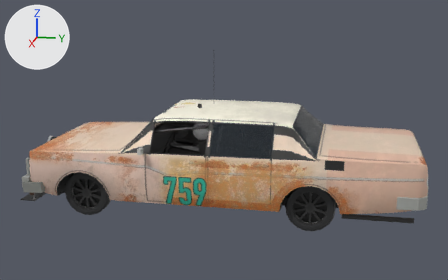
The glTF model public/cars/field/models/759.glb: old version first, new version second.
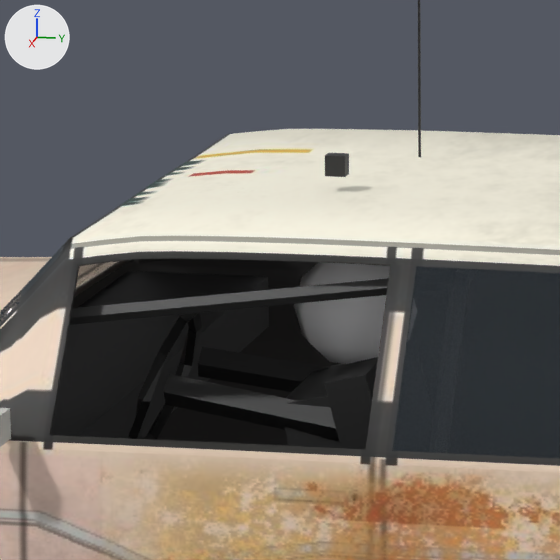
Each version appears first whole from a camera (50 mm lens) standing at (8.44, 1.92, 3.07) and looking at (0.03, 0.24, 0.97), and next in a close-up on the part from 32% to 53% of the width and 28% to 62% of the height. Every picture has the same lights, and +X, +Y and +Z are marked at upper left. The older version's two pictures come first. Vertices at exactly the same position are counted once.

The scene before the commit, as lines of its bpy script (objects in view):
```python
me_body_mesh = bpy.data.meshes.new('body_mesh')
me_body_mesh.from_pydata(...)  # 4493 vertices, 8148 faces; spans x -1.12..1.12, y -2.53..2.99, z 0.2..2.26
# faces by material slot: [7388, 208, 552]
me_body_mesh.materials.append(mat_car759_livery)  # picture img_759_livery
me_body_mesh.materials.append(mat_car759_glass)  # dark blue #232c33
me_body_mesh.materials.append(mat_car759_chrome0)  # picture img_759_livery
ob_body = bpy.data.objects.new('body', me_body_mesh)
ob_body.location = (0.0, 0.0, -0.05)
```
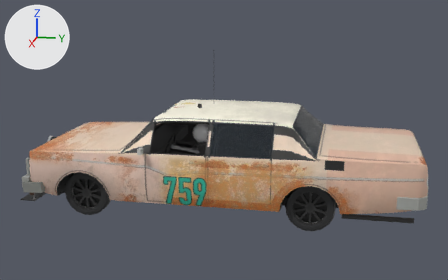
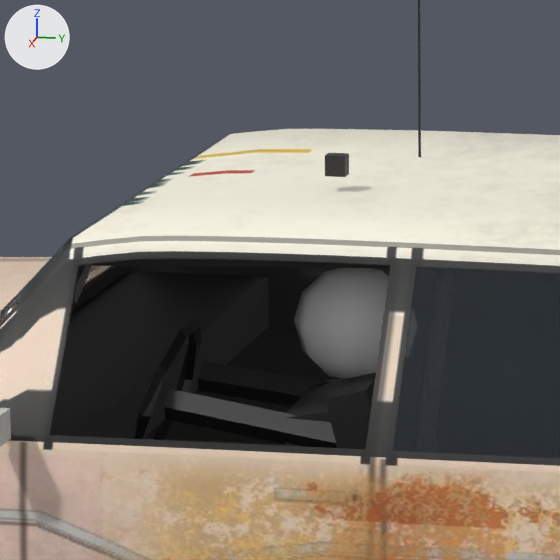
Where the change shows, as pixel boxes [x1, y1, x2, y2] in the close-ups (560 x 560 px; the box of a moved part takes in the faces that stretch with it):
```json
{"part": 1, "of": "me_body_mesh", "change": "added", "after": [324, 372, 376, 449]}
{"part": 2, "of": "me_body_mesh", "change": "moved or reshaped", "before": [285, 364, 343, 448], "after": [285, 378, 343, 447]}
{"part": 3, "of": "me_body_mesh", "change": "moved or reshaped", "before": [198, 347, 329, 392], "after": [198, 361, 330, 406]}
{"part": 4, "of": "me_body_mesh", "change": "moved or reshaped", "before": [70, 262, 390, 449], "after": [73, 259, 390, 448]}
{"part": 5, "of": "me_body_mesh", "change": "surface changed", "after": [139, 339, 196, 440]}
```

Edits to the scene script, one JSON object a line:
```json
{"block": "me_body_mesh", "where": "# used by ob_body; location = (0.0, 0.0, -0.05)"}
{"op": "remove", "block": "me_body_mesh", "code": "me_body_mesh.from_pydata(...)  # 4493 vertices, 8148 faces; spans x -1.12..1.12, y -2.53..2.99, z 0.2..2.26"}
{"op": "add", "block": "me_body_mesh", "code": "me_body_mesh.from_pydata(...)  # 4473 vertices, 8108 faces; spans x -1.12..1.12, y -2.53..2.99, z 0.2..2.26"}
{"block": "me_body_mesh", "change": "me_body_mesh part 1: the loose piece of 8 vertices spanning x 0.13..0.63, y 0.0..0.25, z 0.48..1.12 is copied, and the copy is moved by (0.0, 0.0, -0.04); it spans x 0.13..0.63, y 0.0..0.25, z 0.44..1.09"}
{"block": "me_body_mesh", "change": "me_body_mesh part 2: the loose piece of 8 vertices spanning x 0.2..0.56, y -0.13..0.18, z 0.5..1.06 is moved by (0.0, 0.0, -0.04)"}
{"block": "me_body_mesh", "change": "me_body_mesh part 3: the loose piece of 10 vertices spanning x 0.18..0.28, y -0.41..0.03, z 0.94..1.08 is moved by (0.0, 0.0, -0.04)"}
{"block": "me_body_mesh", "change": "me_body_mesh part 4: 56 vertices moved from x -0.94..0.94, y -0.67..0.35, z 0.48..1.41 to x -0.72..0.96, y -0.68..0.31, z 0.79..1.4; 135 vertices removed from x -0.96..0.96, y -0.53..0.34, z 0.48..1.41; 107 vertices added at x -0.96..0.95, y -0.6..0.32, z 0.79..1.43"}
{"block": "me_body_mesh", "change": "me_body_mesh part 5: 28 kept faces spanning x -0.7..0.56, y -0.6..0.12, z 0.81..1.4 get new texture (UV) coordinates"}
{"block": "me_body_mesh", "change": "other edits to the shape of me_body_mesh do not show in these pictures"}
```
